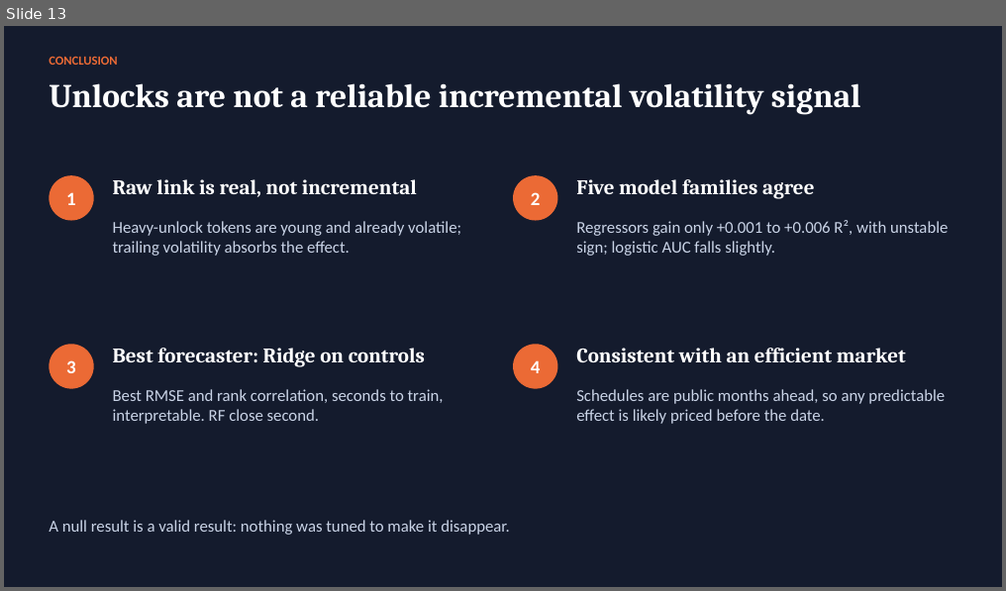
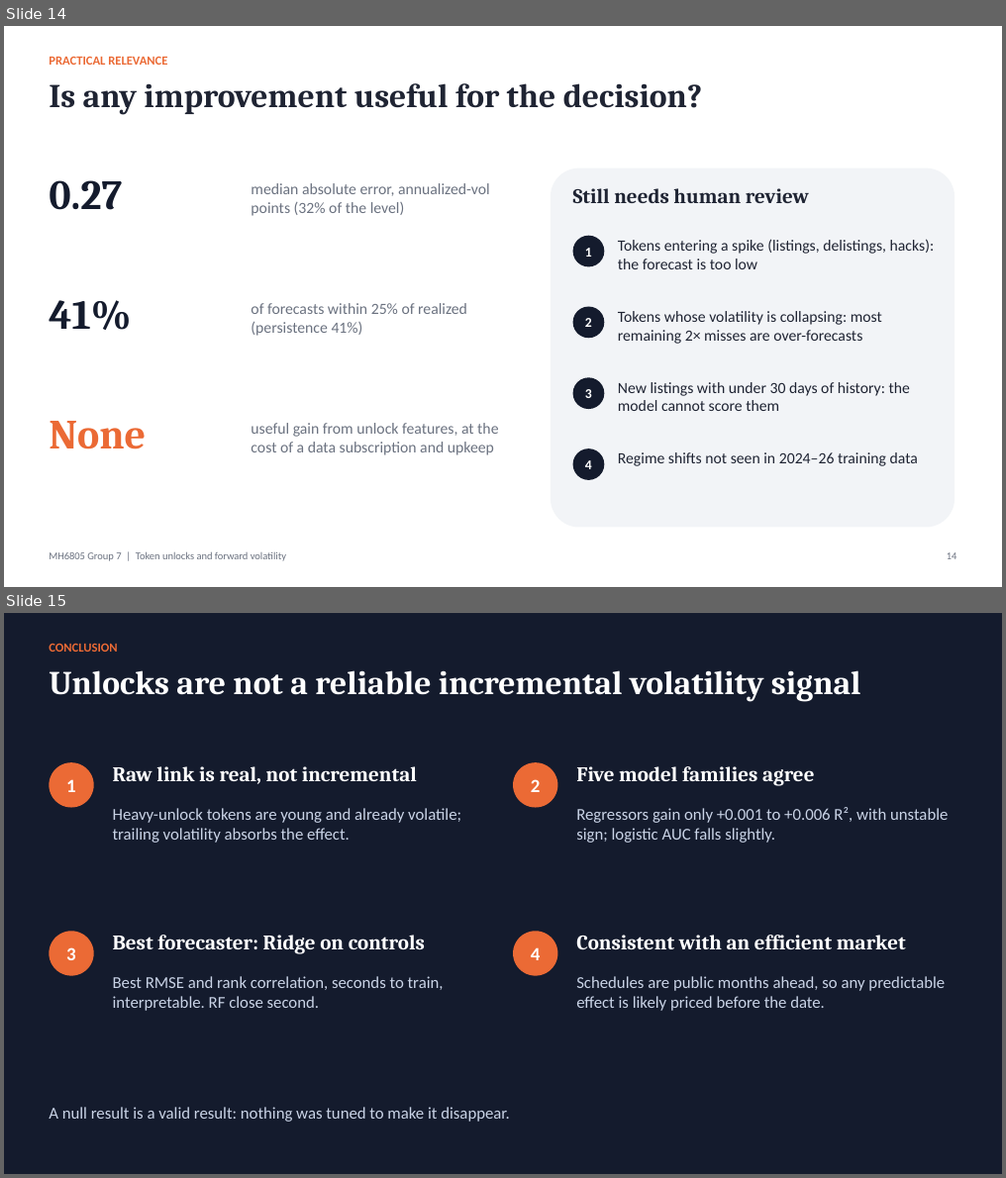
Before and after one commit to watersalamander/MH6805A-Project-Group7, a slide deck: report/Group7_Presentation_DRAFT.pptx. Shown one above the other, each under a label of ours: slide 13 before the commit, slides 14 and 15 after it. The pictures are 1006x591 and 1006x1178 pixels, drawn with LibreOffice and Linux fonts; fonts in the diff are those of the drawing. Boxes give left, top, right and bottom in pixels: in the first picture for what was removed or moved away, otherwise in the second. Text is boxed around its words. In the diff, an @@ line names an element or a change of style, - is before the commit and + after.

Commit message:
Report and slides: cover the new guideline, unify report fonts
Report: two text sizes only (11 pt body, 9 pt tables/captions/references),
real sub/superscripts instead of fallback-font Unicode, tables kept on one
page. New sections on which mistakes remain, interpretation by coefficients,
tree and neighbours, and practical relevance. Body is 6 pages plus references.
Slides: 17, adding the mistakes and practical-relevance slides and an
interpretation slide built on coefficients, a tree and neighbours.

```diff
--- a/report/Group7_Presentation_DRAFT.pptx
+++ b/report/Group7_Presentation_DRAFT.pptx
@@ slide 14 added at (4, 26, 1002, 587), background #FFFFFF @@
@@ text added at (49, 56, 167, 65), 12 pt, text #EB6A35, bold @@
+PRACTICAL RELEVANCE
@@ text added at (49, 83, 702, 115), 32 pt, text #1F2433, bold @@
+Is any improvement useful for the decision?
@@ rounded rectangle added at (550, 169, 954, 528), fill #F2F4F7 @@
@@ text added at (49, 180, 122, 210), 40 pt, text #141B2D, bold @@
+0.27
@@ text added at (251, 183, 490, 216), 15 pt, text #6B7280 @@
+median absolute error, annualized-vol points (32% of the level)
@@ text added at (573, 188, 809, 203), 20 pt, text #1F2433, bold @@
+Still needs human review
@@ ellipse added at (573, 236, 604, 267), fill #141B2D, 13 pt, text #FFFFFF, bold @@
+1
@@ text added at (618, 239, 935, 270), 15 pt, text #1F2433 @@
+Tokens entering a spike (listings, delistings, hacks): the forecast is too low
@@ text added at (49, 300, 131, 330), 40 pt, text #141B2D, bold @@
+41%
@@ text added at (251, 303, 467, 336), 15 pt, text #6B7280 @@
+of forecasts within 25% of realized (persistence 41%)
@@ ellipse added at (573, 307, 604, 338), fill #141B2D, 13 pt, text #FFFFFF, bold @@
+2
@@ text added at (618, 311, 882, 344), 15 pt, text #1F2433 @@
+Tokens whose volatility is collapsing: most remaining 2× misses are over-forecasts
@@ ellipse added at (573, 377, 604, 409), fill #141B2D, 13 pt, text #FFFFFF, bold @@
+3
@@ text added at (618, 382, 910, 411), 15 pt, text #1F2433 @@
+New listings with under 30 days of history: the model cannot score them
@@ text added at (49, 421, 146, 450), 40 pt, text #EB6A35, bold @@
+None
@@ text added at (251, 423, 498, 456), 15 pt, text #6B7280 @@
+useful gain from unlock features, at the cost of a data subscription and upkeep
@@ ellipse added at (573, 449, 604, 480), fill #141B2D, 13 pt, text #FFFFFF, bold @@
+4
@@ text added at (618, 453, 918, 467), 15 pt, text #1F2433 @@
+Regime shifts not seen in 2024–26 training data
@@ text added at (49, 553, 286, 562), 10 pt, text #6B7280 @@
+MH6805 Group 7 | Token unlocks and forward volatility
@@ text added at (946, 553, 957, 560), 10 pt, text #6B7280 @@
+14
@@ what was slide 13 is now slide 15 @@
```
Also in this commit, not shown: 6 slides changed, 1 other slide added, 4 other files.
